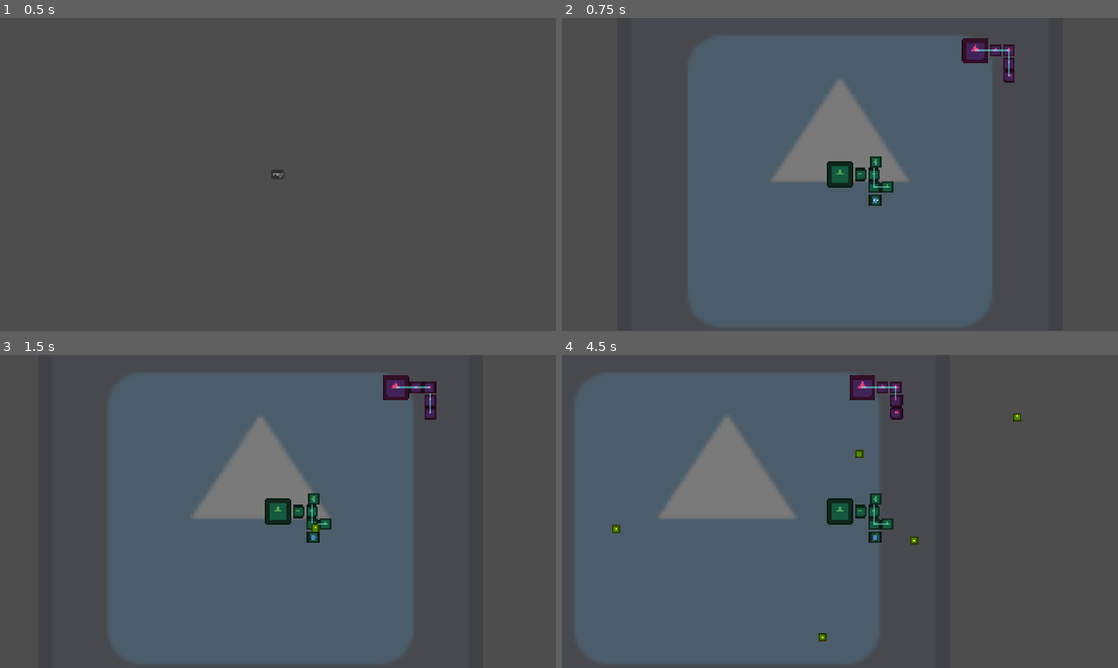
Above: before the commit, frames 1-4 (two rows, left to right).
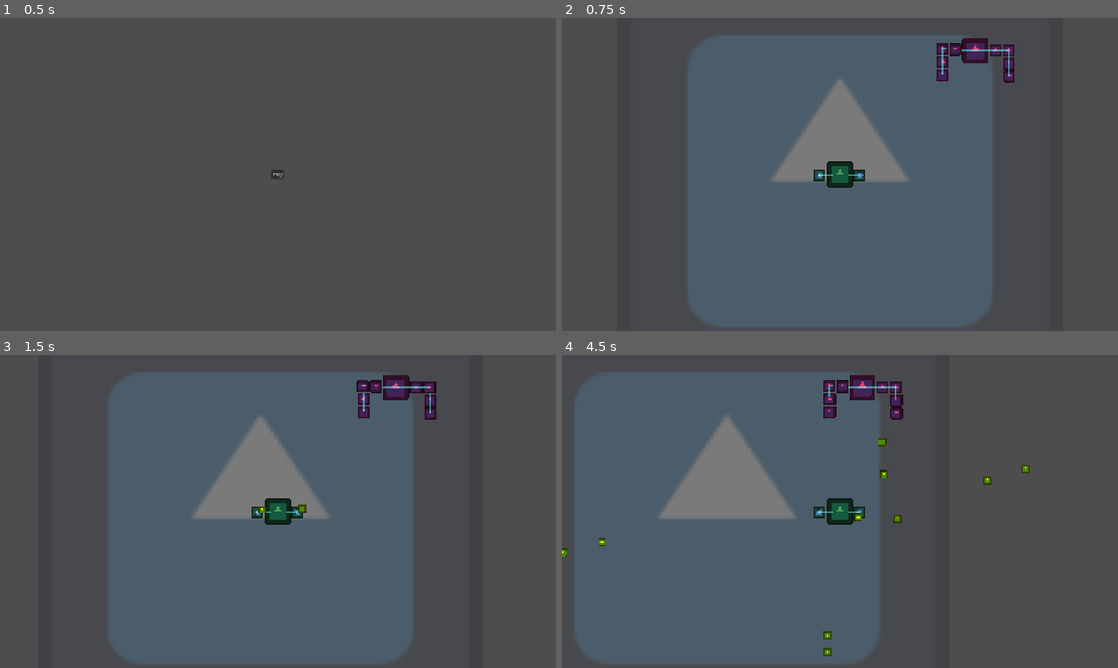
Above: after the commit, the same moments.

Repository: gerep/godot-wild-jam
Game: Godot game, scene res://game/game.tscn
Same seed, same stepped clock (60 frames per second), same inputs: the game is played once before the commit and once after it. The engine's default icon, where the game draws it, is replaced by a stand-in: a white triangle on a blue panel in a dark square.
Inputs (mouse positions are in pixels of both pictures, inside the frame that each line leads up to):
- Up to frame 1 (0.5 s): no input
- Up to frame 2 (0.75 s): click "Play" at 0.5 s
- Up to frame 3 (1.5 s): tap Enter at 1.25 s; move the mouse to (400, 495) at 1.27 s; press the mouse at (400, 495) at 1.28 s; hold D (move_right) from 1.28 s (still down)
- Up to frame 4 (4.5 s): move the mouse to (728, 527) at 2.02 s; release D (move_right) at 2.03 s; release the mouse at (728, 527) at 2.03 s; hold S (move_down) 2.03-2.78 s; click (728, 527) at 2.1 s; move the mouse to (895, 442) at 2.77 s; press the mouse at (895, 442) at 2.78 s; hold D (move_right) 2.78-3.53 s; move the mouse to (812, 574) at 3.52 s; release the mouse at (812, 574) at 3.53 s; hold W (move_up) 3.53-4.28 s; click (812, 574) at 3.6 s; move the mouse to (1006, 558) at 4.27 s; press the mouse at (1006, 558) at 4.28 s; hold A (move_left) from 4.28 s (still down)

Frame 1 is identical in both runs. In frame 2, 0.9% of the frame differs, in the area x 45-75%, y 8-60%; in frame 3, 1.0%; in frame 4, 1.5%, in the area x 0-85%, y 8-97%.

Commit message:
Adjust enemy and player ships

Diff:
--- a/game/ship_skeleton/ship_skeleton.tscn
+++ b/game/ship_skeleton/ship_skeleton.tscn
@@ -7,3 +7,5 @@
 
 [node name="CellConnectors" type="Node2D" parent="." unique_id=1905180700]
 unique_name_in_owner = true
+metadata/_edit_lock_ = true
+metadata/_edit_group_ = true
--- a/game/ship_skeleton/ships/basic_enemy_ship.tscn
+++ b/game/ship_skeleton/ships/basic_enemy_ship.tscn
@@ -9,6 +9,11 @@
 radius = 21.0
 height = 42.0
 
+[sub_resource type="CapsuleShape2D" id="CapsuleShape2D_6lbsd"]
+resource_local_to_scene = true
+radius = 21.0
+height = 42.0
+
 [sub_resource type="CapsuleShape2D" id="CapsuleShape2D_bcme0"]
 resource_local_to_scene = true
 radius = 21.0
@@ -20,6 +25,21 @@
 height = 42.0
 
 [sub_resource type="CapsuleShape2D" id="CapsuleShape2D_85if1"]
+resource_local_to_scene = true
+radius = 21.0
+height = 42.0
+
+[sub_resource type="CapsuleShape2D" id="CapsuleShape2D_eal6g"]
+resource_local_to_scene = true
+radius = 21.0
+height = 42.0
+
+[sub_resource type="CapsuleShape2D" id="CapsuleShape2D_jbcn2"]
+resource_local_to_scene = true
+radius = 21.0
+height = 42.0
+
+[sub_resource type="CapsuleShape2D" id="CapsuleShape2D_ovv5n"]
 resource_local_to_scene = true
 radius = 21.0
 height = 42.0
@@ -45,7 +65,21 @@
 [node name="CollisionShape2D" parent="Cell/Hurtbox2D" index="0" unique_id=2074960276]
 shape = SubResource("CapsuleShape2D_qnsh4")
 
-[node name="Cell2" parent="." index="1" unique_id=1282543224 node_paths=PackedStringArray("core_parents", "core_children") instance=ExtResource("2_bcme0")]
+[node name="Cell5" parent="." index="1" unique_id=1610300131 node_paths=PackedStringArray("core_parents", "core_children") instance=ExtResource("2_bcme0")]
+position = Vector2(-69, -3)
+core_parents = [NodePath("../Core")]
+core_children = [NodePath("../Cell6")]
+
+[node name="Sprite2D" parent="Cell5" index="0" unique_id=1975990942]
+self_modulate = Color(0.9272763, 0.2491239, 0.46881247, 1)
+
+[node name="Hurtbox2D" parent="Cell5" index="1" unique_id=146611675]
+collision_layer = 524289
+
+[node name="CollisionShape2D" parent="Cell5/Hurtbox2D" index="0" unique_id=2074960276]
+shape = SubResource("CapsuleShape2D_6lbsd")
+
+[node name="Cell2" parent="." index="2" unique_id=1282543224 node_paths=PackedStringArray("core_parents", "core_children") instance=ExtResource("2_bcme0")]
 position = Vector2(116, 0)
 core_parents = [NodePath("../Cell")]
 core_children = [NodePath("../Cell3")]
@@ -59,7 +93,7 @@
 [node name="CollisionShape2D" parent="Cell2/Hurtbox2D" index="0" unique_id=2074960276]
 shape = SubResource("CapsuleShape2D_bcme0")
 
-[node name="Cell3" parent="." index="2" unique_id=1461208557 node_paths=PackedStringArray("core_parents", "core_children") instance=ExtResource("2_bcme0")]
+[node name="Cell3" parent="." index="3" unique_id=1461208557 node_paths=PackedStringArray("core_parents", "core_children") instance=ExtResource("2_bcme0")]
 position = Vector2(118, 45)
 core_parents = [NodePath("../Cell2")]
 core_children = [NodePath("../Cell4")]
@@ -73,7 +107,7 @@
 [node name="CollisionShape2D" parent="Cell3/Hurtbox2D" index="0" unique_id=2074960276]
 shape = SubResource("CapsuleShape2D_dxswk")
 
-[node name="Cell4" parent="." index="3" unique_id=2130236111 node_paths=PackedStringArray("core_parents") instance=ExtResource("2_bcme0")]
+[node name="Cell4" parent="." index="4" unique_id=2130236111 node_paths=PackedStringArray("core_parents") instance=ExtResource("2_bcme0")]
 position = Vector2(118, 89)
 core_parents = [NodePath("../Cell3")]
 
@@ -86,9 +120,50 @@
 [node name="CollisionShape2D" parent="Cell4/Hurtbox2D" index="0" unique_id=2074960276]
 shape = SubResource("CapsuleShape2D_85if1")
 
-[node name="Core" parent="." index="4" unique_id=1463715219 node_paths=PackedStringArray("core_children") instance=ExtResource("2_bcme0")]
+[node name="Cell6" parent="." index="5" unique_id=1697822563 node_paths=PackedStringArray("core_parents", "core_children") instance=ExtResource("2_bcme0")]
+position = Vector2(-114, -4)
+core_parents = [NodePath("../Cell5")]
+core_children = [NodePath("../Cell7")]
+
+[node name="Sprite2D" parent="Cell6" index="0" unique_id=1975990942]
+self_modulate = Color(0.9272763, 0.2491239, 0.46881247, 1)
+
+[node name="Hurtbox2D" parent="Cell6" index="1" unique_id=146611675]
+collision_layer = 524289
+
+[node name="CollisionShape2D" parent="Cell6/Hurtbox2D" index="0" unique_id=2074960276]
+shape = SubResource("CapsuleShape2D_eal6g")
+
+[node name="Cell7" parent="." index="6" unique_id=1180149405 node_paths=PackedStringArray("core_parents", "core_children") instance=ExtResource("2_bcme0")]
+position = Vector2(-112, 41)
+core_parents = [NodePath("../Cell6")]
+core_children = [NodePath("../Cell8")]
+
+[node name="Sprite2D" parent="Cell7" index="0" unique_id=1975990942]
+self_modulate = Color(0.9272763, 0.2491239, 0.46881247, 1)
+
+[node name="Hurtbox2D" parent="Cell7" index="1" unique_id=146611675]
+collision_layer = 524289
+
+[node name="CollisionShape2D" parent="Cell7/Hurtbox2D" index="0" unique_id=2074960276]
+shape = SubResource("CapsuleShape2D_jbcn2")
+
+[node name="Cell8" parent="." index="7" unique_id=808268380 node_paths=PackedStringArray("core_parents") instance=ExtResource("2_bcme0")]
+position = Vector2(-112, 85)
+core_parents = [NodePath("../Cell7")]
+
+[node name="Sprite2D" parent="Cell8" index="0" unique_id=1975990942]
+self_modulate = Color(0.9272763, 0.2491239, 0.46881247, 1)
+
+[node name="Hurtbox2D" parent="Cell8" index="1" unique_id=146611675]
+collision_layer = 524289
+
+[node name="CollisionShape2D" parent="Cell8/Hurtbox2D" index="0" unique_id=2074960276]
+shape = SubResource("CapsuleShape2D_ovv5n")
+
+[node name="Core" parent="." index="8" unique_id=1463715219 node_paths=PackedStringArray("core_children") instance=ExtResource("2_bcme0")]
 is_core = true
-core_children = [NodePath("../Cell")]
+core_children = [NodePath("../Cell"), NodePath("../Cell5")]
 
 [node name="Sprite2D" parent="Core" index="0" unique_id=1975990942]
 self_modulate = Color(0.9272763, 0.2491239, 0.46881247, 1)
@@ -100,37 +175,69 @@
 [node name="CollisionShape2D" parent="Core/Hurtbox2D" index="0" unique_id=2074960276]
 shape = SubResource("CapsuleShape2D_n60ch")
 
-[node name="CellConnector" type="Line2D" parent="CellConnectors" parent_id_path=PackedInt32Array(1905180700) index="0" unique_id=56162775 instance=ExtResource("3_6lbsd")]
+[node name="@Line2D@63347" type="Line2D" parent="CellConnectors" parent_id_path=PackedInt32Array(1905180700) index="0" unique_id=56162775 instance=ExtResource("3_6lbsd")]
 points = PackedVector2Array(0, 0, 70, 0)
 closed = true
 width = 4.0
 default_color = Color(0.3882353, 1, 1, 0.5019608)
 
-[node name="@Line2D@51268" type="Line2D" parent="CellConnectors" parent_id_path=PackedInt32Array(1905180700) index="1" unique_id=458153502 instance=ExtResource("3_6lbsd")]
+[node name="@Line2D@63348" type="Line2D" parent="CellConnectors" parent_id_path=PackedInt32Array(1905180700) index="1" unique_id=1177101353 instance=ExtResource("3_6lbsd")]
 points = PackedVector2Array(70, 0, 116, 0)
 closed = true
 width = 4.0
 default_color = Color(0.3882353, 1, 1, 0.5019608)
 
-[node name="@Line2D@51269" type="Line2D" parent="CellConnectors" parent_id_path=PackedInt32Array(1905180700) index="2" unique_id=949590637 instance=ExtResource("3_6lbsd")]
+[node name="@Line2D@63349" type="Line2D" parent="CellConnectors" parent_id_path=PackedInt32Array(1905180700) index="2" unique_id=1098166117 instance=ExtResource("3_6lbsd")]
 points = PackedVector2Array(116, 0, 118, 45)
 closed = true
 width = 4.0
 default_color = Color(0.3882353, 1, 1, 0.5019608)
 
-[node name="@Line2D@51270" type="Line2D" parent="CellConnectors" parent_id_path=PackedInt32Array(1905180700) index="3" unique_id=775940951 instance=ExtResource("3_6lbsd")]
+[node name="@Line2D@63350" type="Line2D" parent="CellConnectors" parent_id_path=PackedInt32Array(1905180700) index="3" unique_id=1612679351 instance=ExtResource("3_6lbsd")]
 points = PackedVector2Array(118, 45, 118, 89)
+closed = true
+width = 4.0
+default_color = Color(0.3882353, 1, 1, 0.5019608)
+
+[node name="@Line2D@63351" type="Line2D" parent="CellConnectors" parent_id_path=PackedInt32Array(1905180700) index="4" unique_id=2032098528 instance=ExtResource("3_6lbsd")]
+points = PackedVector2Array(0, 0, -69, -3)
+closed = true
+width = 4.0
+default_color = Color(0.3882353, 1, 1, 0.5019608)
+
+[node name="@Line2D@63352" type="Line2D" parent="CellConnectors" parent_id_path=PackedInt32Array(1905180700) index="5" unique_id=945979639 instance=ExtResource("3_6lbsd")]
+points = PackedVector2Array(-69, -3, -114, -4)
+closed = true
+width = 4.0
+default_color = Color(0.3882353, 1, 1, 0.5019608)
+
+[node name="@Line2D@63353" type="Line2D" parent="CellConnectors" parent_id_path=PackedInt32Array(1905180700) index="6" unique_id=992170127 instance=ExtResource("3_6lbsd")]
+points = PackedVector2Array(-114, -4, -112, 41)
+closed = true
+width = 4.0
+default_color = Color(0.3882353, 1, 1, 0.5019608)
+
+[node name="@Line2D@63354" type="Line2D" parent="CellConnectors" parent_id_path=PackedInt32Array(1905180700) index="7" unique_id=1190547623 instance=ExtResource("3_6lbsd")]
+points = PackedVector2Array(-112, 41, -112, 85)
 closed = true
 width = 4.0
 default_color = Color(0.3882353, 1, 1, 0.5019608)
 
 [editable path="Cell"]
 [editable path="Cell/Hurtbox2D"]
+[editable path="Cell5"]
+[editable path="Cell5/Hurtbox2D"]
 [editable path="Cell2"]
 [editable path="Cell2/Hurtbox2D"]
 [editable path="Cell3"]
 [editable path="Cell3/Hurtbox2D"]
 [editable path="Cell4"]
 [editable path="Cell4/Hurtbox2D"]
+[editable path="Cell6"]
+[editable path="Cell6/Hurtbox2D"]
+[editable path="Cell7"]
+[editable path="Cell7/Hurtbox2D"]
+[editable path="Cell8"]
+[editable path="Cell8/Hurtbox2D"]
 [editable path="Core"]
 [editable path="Core/Hurtbox2D"]
--- a/game/ship_skeleton/ships/basic_player_ship.tscn
+++ b/game/ship_skeleton/ships/basic_player_ship.tscn
@@ -17,89 +17,14 @@
 
 [sub_resource type="CapsuleShape2D" id="CapsuleShape2D_fwr2t"]
 resource_local_to_scene = true
-radius = 21.0
-height = 42.0
-
-[sub_resource type="CapsuleShape2D" id="CapsuleShape2D_grfuh"]
-resource_local_to_scene = true
-radius = 21.0
-height = 42.0
-
-[sub_resource type="CapsuleShape2D" id="CapsuleShape2D_bgui2"]
-resource_local_to_scene = true
-radius = 21.0
-height = 42.0
-
-[sub_resource type="CapsuleShape2D" id="CapsuleShape2D_yl3a2"]
-resource_local_to_scene = true
-radius = 21.0
-height = 42.0
-
-[sub_resource type="CapsuleShape2D" id="CapsuleShape2D_3ioi8"]
-resource_local_to_scene = true
 radius = 45.0
 height = 90.0
 
 [node name="BasicPlayerShip" unique_id=1402492542 instance=ExtResource("1_2oay7")]
 
-[node name="Cell" parent="." index="0" unique_id=1435320636 node_paths=PackedStringArray("core_parents", "core_children") instance=ExtResource("2_oj6ym")]
-position = Vector2(70, 0)
+[node name="Cell4" parent="." index="0" unique_id=1876519128 node_paths=PackedStringArray("core_parents") instance=ExtResource("2_oj6ym")]
+position = Vector2(68, 2)
 core_parents = [NodePath("../Core")]
-core_children = [NodePath("../Cell2")]
-
-[node name="Sprite2D" parent="Cell" index="0" unique_id=1975990942]
-self_modulate = Color(0.29587898, 0.6338359, 0.33026555, 1)
-
-[node name="Hurtbox2D" parent="Cell" index="1" unique_id=146611675]
-collision_layer = 524289
-
-[node name="CollisionShape2D" parent="Cell/Hurtbox2D" index="0" unique_id=2074960276]
-shape = SubResource("CapsuleShape2D_gecbi")
-
-[node name="Cell2" parent="." index="1" unique_id=43571836 node_paths=PackedStringArray("core_parents", "core_children") instance=ExtResource("2_oj6ym")]
-position = Vector2(116, 0)
-core_parents = [NodePath("../Cell")]
-core_children = [NodePath("../Cell3"), NodePath("../Cell6")]
-
-[node name="Sprite2D" parent="Cell2" index="0" unique_id=1975990942]
-self_modulate = Color(0.29587898, 0.6338359, 0.33026555, 1)
-
-[node name="Hurtbox2D" parent="Cell2" index="1" unique_id=146611675]
-collision_layer = 524289
-
-[node name="CollisionShape2D" parent="Cell2/Hurtbox2D" index="0" unique_id=2074960276]
-shape = SubResource("CapsuleShape2D_kwog3")
-
-[node name="Cell6" parent="." index="2" unique_id=960448842 node_paths=PackedStringArray("core_parents") instance=ExtResource("2_oj6ym")]
-position = Vector2(123, -43)
-core_parents = [NodePath("../Cell2")]
-
-[node name="Sprite2D" parent="Cell6" index="0" unique_id=1975990942]
-self_modulate = Color(0.29587898, 0.6338359, 0.33026555, 1)
-
-[node name="Hurtbox2D" parent="Cell6" index="1" unique_id=146611675]
-collision_layer = 524289
-
-[node name="CollisionShape2D" parent="Cell6/Hurtbox2D" index="0" unique_id=2074960276]
-shape = SubResource("CapsuleShape2D_fwr2t")
-
-[node name="Cell3" parent="." index="3" unique_id=1176425498 node_paths=PackedStringArray("core_parents", "core_children") instance=ExtResource("2_oj6ym")]
-position = Vector2(120, 45)
-core_parents = [NodePath("../Cell2")]
-core_children = [NodePath("../Cell4"), NodePath("../Cell5")]
-
-[node name="Sprite2D" parent="Cell3" index="0" unique_id=1975990942]
-self_modulate = Color(0.29587898, 0.6338359, 0.33026555, 1)
-
-[node name="Hurtbox2D" parent="Cell3" index="1" unique_id=146611675]
-collision_layer = 524289
-
-[node name="CollisionShape2D" parent="Cell3/Hurtbox2D" index="0" unique_id=2074960276]
-shape = SubResource("CapsuleShape2D_grfuh")
-
-[node name="Cell4" parent="." index="4" unique_id=1876519128 node_paths=PackedStringArray("core_parents") instance=ExtResource("2_oj6ym")]
-position = Vector2(121, 89)
-core_parents = [NodePath("../Cell3")]
 
 [node name="Sprite2D" parent="Cell4" index="0" unique_id=1975990942]
 self_modulate = Color(0.29587898, 0.6338359, 0.33026555, 1)
@@ -108,26 +33,28 @@
 collision_layer = 524289
 
 [node name="CollisionShape2D" parent="Cell4/Hurtbox2D" index="0" unique_id=2074960276]
-shape = SubResource("CapsuleShape2D_bgui2")
+shape = SubResource("CapsuleShape2D_gecbi")
 
 [node name="BasePlayerTurret" parent="Cell4" index="3" unique_id=192713686 instance=ExtResource("3_gecbi")]
 
-[node name="Cell5" parent="." index="5" unique_id=1438899556 node_paths=PackedStringArray("core_parents") instance=ExtResource("2_oj6ym")]
-position = Vector2(165, 44)
-core_parents = [NodePath("../Cell3")]
+[node name="Cell10" parent="." index="1" unique_id=775033792 node_paths=PackedStringArray("core_parents") instance=ExtResource("2_oj6ym")]
+position = Vector2(-70, 3)
+core_parents = [NodePath("../Core")]
 
-[node name="Sprite2D" parent="Cell5" index="0" unique_id=1975990942]
+[node name="Sprite2D" parent="Cell10" index="0" unique_id=1975990942]
 self_modulate = Color(0.29587898, 0.6338359, 0.33026555, 1)
 
-[node name="Hurtbox2D" parent="Cell5" index="1" unique_id=146611675]
+[node name="Hurtbox2D" parent="Cell10" index="1" unique_id=146611675]
 collision_layer = 524289
 
-[node name="CollisionShape2D" parent="Cell5/Hurtbox2D" index="0" unique_id=2074960276]
-shape = SubResource("CapsuleShape2D_yl3a2")
+[node name="CollisionShape2D" parent="Cell10/Hurtbox2D" index="0" unique_id=2074960276]
+shape = SubResource("CapsuleShape2D_kwog3")
 
-[node name="Core" parent="." index="6" unique_id=2079103436 node_paths=PackedStringArray("core_children") instance=ExtResource("2_oj6ym")]
+[node name="BasePlayerTurret" parent="Cell10" index="3" unique_id=1687703012 instance=ExtResource("3_gecbi")]
+
+[node name="Core" parent="." index="2" unique_id=2079103436 node_paths=PackedStringArray("core_children") instance=ExtResource("2_oj6ym")]
 is_core = true
-core_children = [NodePath("../Cell")]
+core_children = [NodePath("../Cell10"), NodePath("../Cell4")]
 
 [node name="Sprite2D" parent="Core" index="0" unique_id=1975990942]
 self_modulate = Color(0.29587898, 0.6338359, 0.33026555, 1)
@@ -137,37 +64,23 @@
 collision_layer = 524289
 
 [node name="CollisionShape2D" parent="Core/Hurtbox2D" index="0" unique_id=2074960276]
-shape = SubResource("CapsuleShape2D_3ioi8")
+shape = SubResource("CapsuleShape2D_fwr2t")
 
-[node name="CellConnector" parent="CellConnectors" parent_id_path=PackedInt32Array(1905180700) index="0" unique_id=56162775 instance=ExtResource("3_gehtf")]
-points = PackedVector2Array(0, 0, 70, 0)
+[node name="@Line2D@76489" type="Line2D" parent="CellConnectors" parent_id_path=PackedInt32Array(1905180700) index="0" unique_id=56162775 instance=ExtResource("3_gehtf")]
+points = PackedVector2Array(0, 0, -70, 3)
+closed = true
+width = 4.0
+default_color = Color(0.3882353, 1, 1, 0.5019608)
 
-[node name="@Line2D@22051" parent="CellConnectors" parent_id_path=PackedInt32Array(1905180700) index="1" unique_id=1461200430 instance=ExtResource("3_gehtf")]
-points = PackedVector2Array(70, 0, 116, 0)
+[node name="@Line2D@76490" type="Line2D" parent="CellConnectors" parent_id_path=PackedInt32Array(1905180700) index="1" unique_id=974963965 instance=ExtResource("3_gehtf")]
+points = PackedVector2Array(0, 0, 68, 2)
+closed = true
+width = 4.0
+default_color = Color(0.3882353, 1, 1, 0.5019608)
 
-[node name="@Line2D@22052" parent="CellConnectors" parent_id_path=PackedInt32Array(1905180700) index="2" unique_id=1880906245 instance=ExtResource("3_gehtf")]
-points = PackedVector2Array(116, 0, 120, 45)
-
-[node name="@Line2D@22053" parent="CellConnectors" parent_id_path=PackedInt32Array(1905180700) index="3" unique_id=1382406548 instance=ExtResource("3_gehtf")]
-points = PackedVector2Array(120, 45, 121, 89)
-
-[node name="@Line2D@22054" parent="CellConnectors" parent_id_path=PackedInt32Array(1905180700) index="4" unique_id=1791001638 instance=ExtResource("3_gehtf")]
-points = PackedVector2Array(120, 45, 165, 44)
-
-[node name="@Line2D@22055" parent="CellConnectors" parent_id_path=PackedInt32Array(1905180700) index="5" unique_id=1928495020 instance=ExtResource("3_gehtf")]
-points = PackedVector2Array(116, 0, 123, -43)
-
-[editable path="Cell"]
-[editable path="Cell/Hurtbox2D"]
-[editable path="Cell2"]
-[editable path="Cell2/Hurtbox2D"]
-[editable path="Cell6"]
-[editable path="Cell6/Hurtbox2D"]
-[editable path="Cell3"]
-[editable path="Cell3/Hurtbox2D"]
 [editable path="Cell4"]
 [editable path="Cell4/Hurtbox2D"]
-[editable path="Cell5"]
-[editable path="Cell5/Hurtbox2D"]
+[editable path="Cell10"]
+[editable path="Cell10/Hurtbox2D"]
 [editable path="Core"]
 [editable path="Core/Hurtbox2D"]
